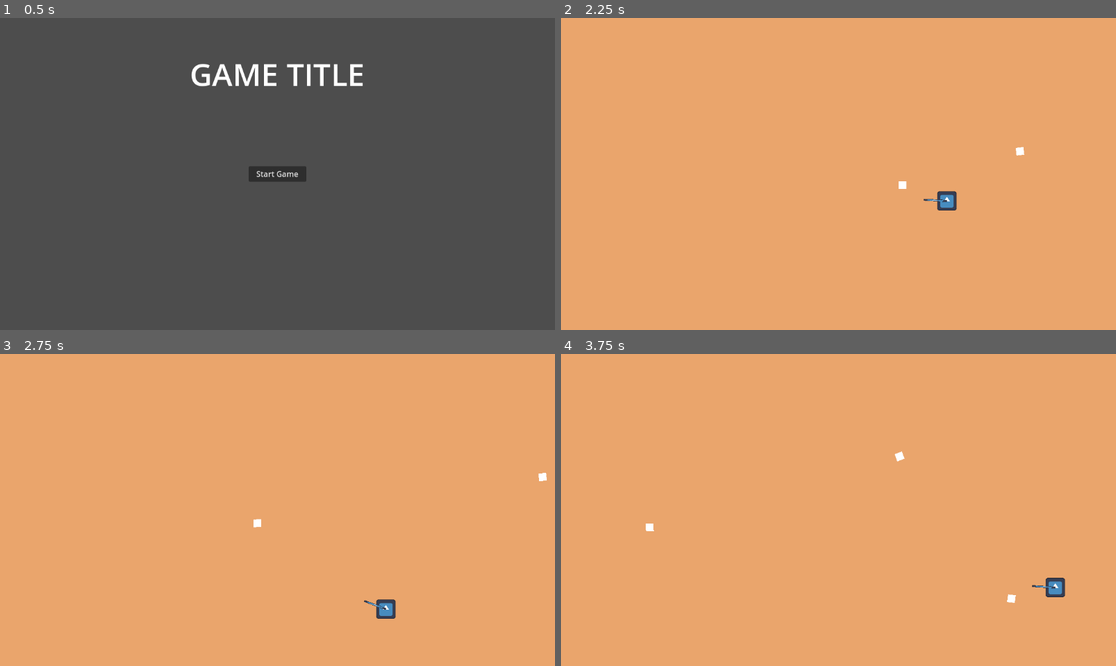
Above: before the commit, frames 1-4 (two rows, left to right).
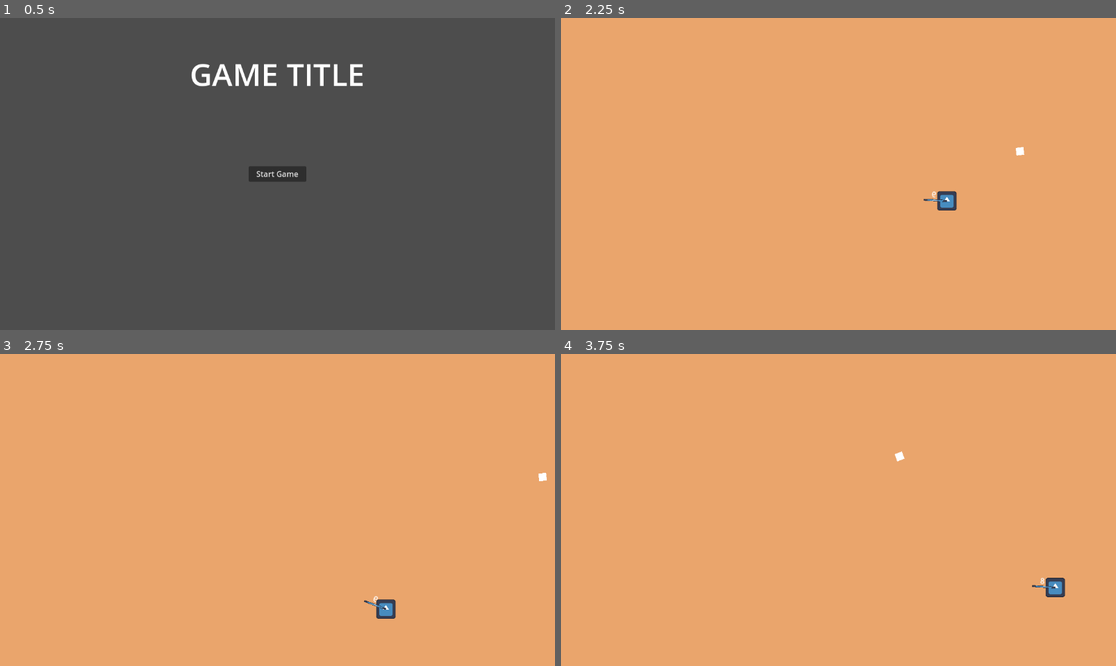
Above: after the commit, the same moments.

Repository: elloco02/gae-final-assignment
Game: Godot game, scene res://main_menu/main_menu.tscn
The game is run twice, just before and just after one commit, with the same random seed, the same clock (stepped at 60 frames per second) and the same inputs. The engine's default icon, where the game draws it, is replaced by a stand-in: a white triangle on a blue panel in a dark square.
Inputs (mouse positions are in pixels of both pictures, inside the frame that each line leads up to):
- Up to frame 1 (0.5 s): no input
- Up to frame 2 (2.25 s): click "Start Game" at 0.5 s; tap Enter at 1.25 s; move the mouse to (960, 158) at 1.27 s; hold D (right) 1.28-2.03 s; click (960, 158) at 1.35 s; move the mouse to (727, 189) at 2.02 s; hold S (down) from 2.03 s (still down); click (727, 189) at 2.1 s
- Up to frame 3 (2.75 s): keep holding S (down)
- Up to frame 4 (3.75 s): move the mouse to (894, 441) at 2.77 s; release S (down) at 2.78 s; hold D (right) 2.78-3.53 s; click (894, 441) at 2.85 s; move the mouse to (810, 572) at 3.52 s; hold W (up) from 3.53 s (still down); click (810, 572) at 3.6 s

Frame 1 is identical in both runs. In frame 2, less than 0.1% of the frame differs, in the area x 60-68%, y 52-58%; in frame 3, less than 0.1%; in frame 4, less than 0.1%, in the area x 15-88%, y 54-80%.

Commit message:
Nachladefunktion und Schussrate hinzugefügt
- mit R nachladen (währenddessen kann man nicht schießen)
- Anzahl der Schüsse momentan über der Waffe angezeigt
- man hat unendlich Schüsse zum nachladen, aber maximal 10 Schüsse im Magazin
- Schussrate vorhanden (je höher die Schussrate, desto schneller schießt man)

Diff:
--- a/neues-spiel/project.godot
+++ b/neues-spiel/project.godot
@@ -51,6 +51,11 @@
 "events": [Object(InputEventKey,"resource_local_to_scene":false,"resource_name":"","device":-1,"window_id":0,"alt_press …(195 unchanged characters)…
 ]
 }
+reload={
+"deadzone": 0.2,
+"events": [Object(InputEventKey,"resource_local_to_scene":false,"resource_name":"","device":-1,"window_id":0,"alt_pressed":false,"shift_pressed":false,"ctrl_pressed":false,"meta_pressed":false,"pressed":false,"keycode":0,"physical_keycode":82,"key_label":0,"unicode":114,"location":0,"echo":false,"script":null)
+]
+}
 
 [layer_names]
 
--- a/neues-spiel/weapon/bullet.gd
+++ b/neues-spiel/weapon/bullet.gd
@@ -2,13 +2,10 @@
 extends CharacterBody2D
 
 @export var hitbox_component: HitboxComponent
-
 @export var speed: float = 350.0
 @export var damage: float = 5.0
 @export var max_pierce: int = 1
-
 var current_pierce_count: int = 0
-
 
 func _ready():
 	if hitbox_component:
--- a/neues-spiel/weapon/gun.gd
+++ b/neues-spiel/weapon/gun.gd
@@ -1,14 +1,27 @@
 class_name Gun
 extends Node2D
 
+@export var current_ammo: int = 0:
+	set(amount):
+		current_ammo = amount
+		ammo_label.text = str(amount)
+@export var max_ammo: int = 10
+@export var fire_rate: float = 0.0
+@export var maximum_fire_rate: float = 1.0
+@export var reload_time: float = 1.0
+@onready var ammo_label: Label = $AmmoLabel
 @onready var muzzle: Marker2D = $Marker2D
 @onready var player: Player = get_parent()
+@onready var reload_timer: Timer = $ReloadTimer
+@onready var shoot_timer: Timer = $ShootTimer
 
 var bullet = preload("res://weapon/bullet.tscn")
 var bullet_upgrades: Array[BaseBulletUpgrade] = []
 
 func _ready() -> void:
-	pass # Replace with function body.
+	# connect reload_timer signal to refill_ammo function, also call it at the start
+	reload_timer.timeout.connect(refill_ammo)
+	refill_ammo()
 
 func _physics_process(_delta: float) -> void:
 	# rotate gun towards mouse position
@@ -20,13 +33,45 @@
 	else:
 		scale.y = 1
 
-	# shoot a bullet
+	# check inputs
+	# do nothing when currently reloading
+	if reload_timer.time_left > 0:
+		return
+
+	# shoot a bullet if current_ammo is greater than 0
 	if Input.is_action_just_pressed("shoot"):
-		var bullet_instance = bullet.instantiate()
-		get_tree().root.add_child(bullet_instance)
-		bullet_instance.global_position = self.muzzle.global_position
-		bullet_instance.rotation = self.rotation
+		print("current_ammo:", current_ammo)
+		if current_ammo > 0:
+			print("Shoot")
+			shoot_bullet()
+	# reload weapon if not shooting and current_ammo is not equal to max_ammo
+	elif Input.is_action_just_pressed("reload") and current_ammo < max_ammo:
+		print("Reload")
+		reload_ammo()
 
-		# loop over all bullet upgrades and apply
-		for upgrade in bullet_upgrades:
-			upgrade.apply_upgrade(bullet_instance)
+# shoot a bullet if gun is ready to fire again
+func shoot_bullet() -> void:
+	# do nothing if shoot_timer is running
+	if shoot_timer.time_left > 0:
+		return
+	# shoot bullet with all of its upgrades
+	current_ammo -= 1
+	var bullet_instance: Bullet = bullet.instantiate()
+	get_tree().root.add_child(bullet_instance)
+	bullet_instance.global_position = self.muzzle.global_position
+	bullet_instance.rotation = self.rotation
+	# loop over all bullet upgrades and apply
+	for upgrade in bullet_upgrades:
+		upgrade.apply_upgrade(bullet_instance)
+	# start timer for fire rate, the higher the fire_rate, the faster it shoots
+	shoot_timer.start(maximum_fire_rate - fire_rate)
+
+# reload the ammo visually
+func reload_ammo() -> void:
+	# start reload timer
+	reload_timer.start(reload_time)
+	# TODO: add some animation for the reload process
+
+# fills the current_ammo after reload_timer finishes and sends a signal
+func refill_ammo() -> void:
+	current_ammo = max_ammo
--- a/neues-spiel/weapon/gun.tscn
+++ b/neues-spiel/weapon/gun.tscn
@@ -13,3 +13,17 @@
 
 [node name="Marker2D" type="Marker2D" parent="."]
 position = Vector2(51, 0)
+
+[node name="ReloadTimer" type="Timer" parent="."]
+one_shot = true
+
+[node name="ShootTimer" type="Timer" parent="."]
+one_shot = true
+
+[node name="AmmoLabel" type="Label" parent="."]
+offset_left = 16.0
+offset_top = -24.0
+offset_right = 40.0
+offset_bottom = -1.0
+horizontal_alignment = 1
+vertical_alignment = 1
